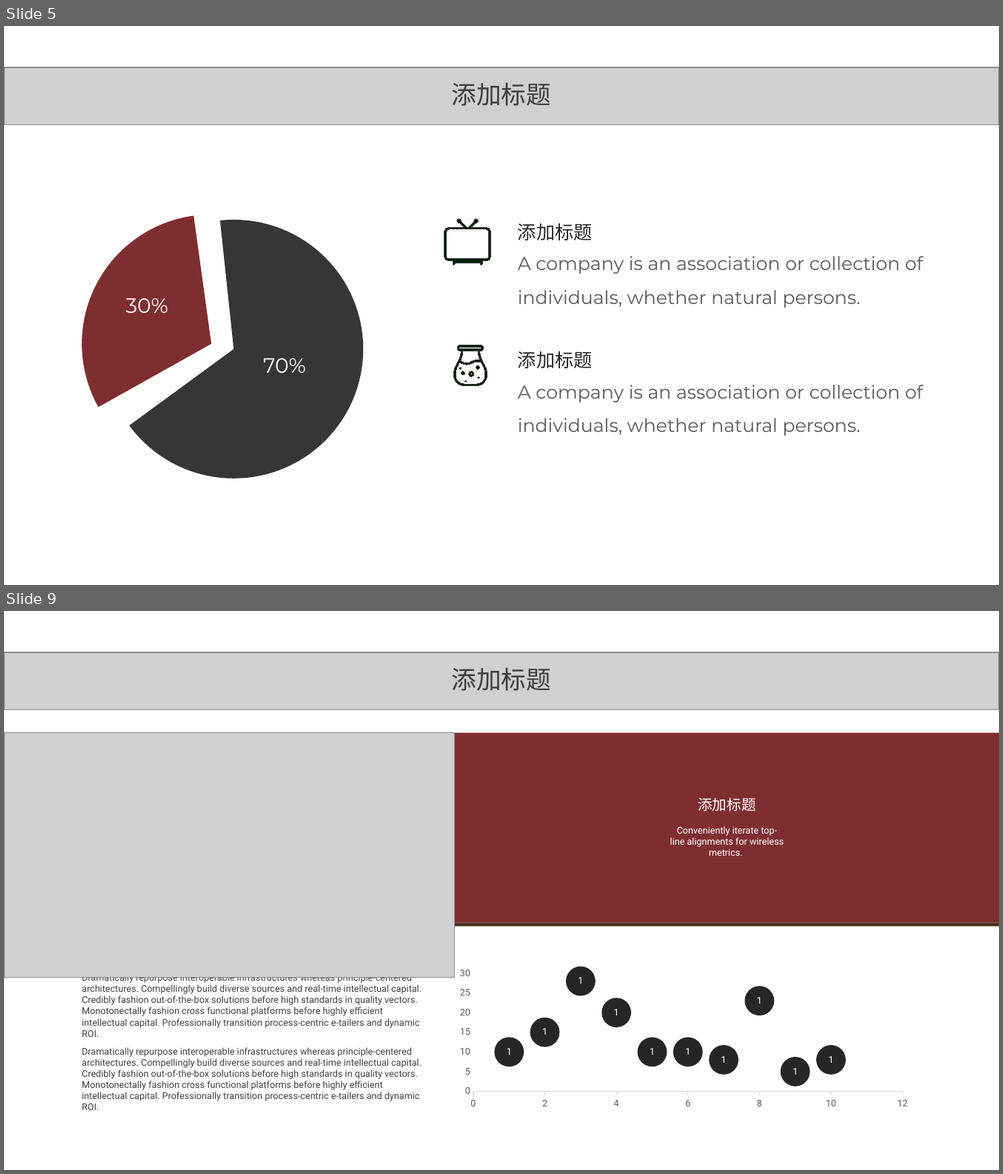
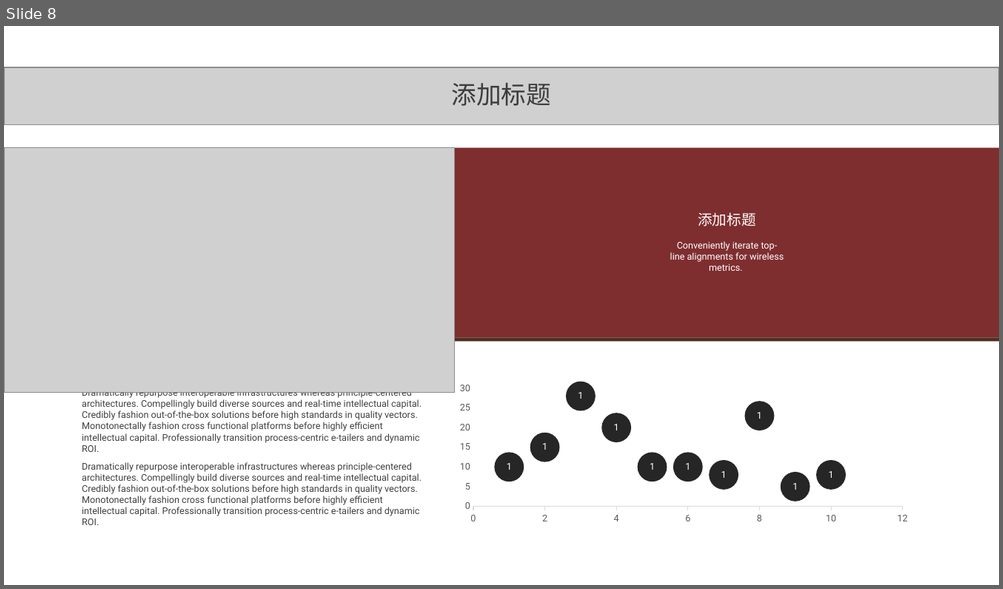
Before and after one commit to aopstudio/Notes, a slide deck: 移动互联导论作业-软件1607-20165018-岑哲栋.pptx. Shown one above the other, each under a label of ours: slides 5 and 9 before the commit, slide 8 after it; the slides between them are not shown. The pictures are 1003x1174 and 1003x589 pixels, drawn with LibreOffice and Linux fonts; fonts in the diff are those of the drawing; grey boxes stand for pictures. Boxes give left, top, right and bottom in pixels: in the first picture for what was removed or moved away, otherwise in the second. Text is boxed around its words. In the diff, an @@ line names an element or a change of style, - is before the commit and + after.

```diff
--- a/移动互联导论作业-软件1607-20165018-岑哲栋.pptx
+++ b/移动互联导论作业-软件1607-20165018-岑哲栋.pptx
@@ slide 5 removed at box(4, 26, 999, 585), background #FFFFFF @@
@@ picture removed at box(4, 67, 999, 125) @@
@@ text removed at box(452, 83, 551, 106) @@
-添加标题
@@ pie slice (boxed as its full ellipse) removed at box(82, 215, 341, 474) @@
@@ pie slice (boxed as its full ellipse) removed at box(104, 220, 363, 479) @@
@@ freeform shape removed at box(444, 219, 490, 266) @@
@@ text removed at box(518, 224, 592, 241) @@
-添加标题
@@ text removed at box(518, 256, 922, 308) @@
-A company is an association or collection of individuals, whether natural persons.
@@ text removed at box(125, 298, 168, 313) @@
-30%
@@ text removed at box(263, 358, 306, 373) @@
-70%
@@ freeform shape removed at box(454, 346, 487, 386) @@
@@ text removed at box(518, 352, 592, 369) @@
-添加标题
@@ text removed at box(518, 385, 922, 436) @@
-A company is an association or collection of individuals, whether natural persons.
@@ what was slide 9 is now slide 8 @@
```
Also in this commit, not shown: 7 slides added, 7 other slides removed, 4 other files.
